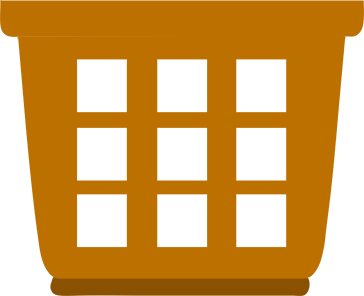
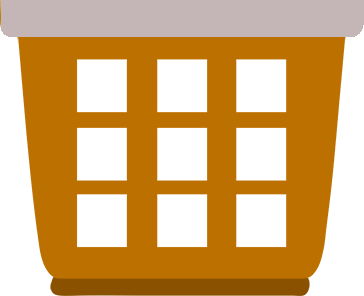
Layered file, before and after one edit (364px x 296px). Changes by layer:
painted on "Layer 7" over [1, 0, 364, 37]
removed layer "Layer 2" over [17, 35, 346, 37]
